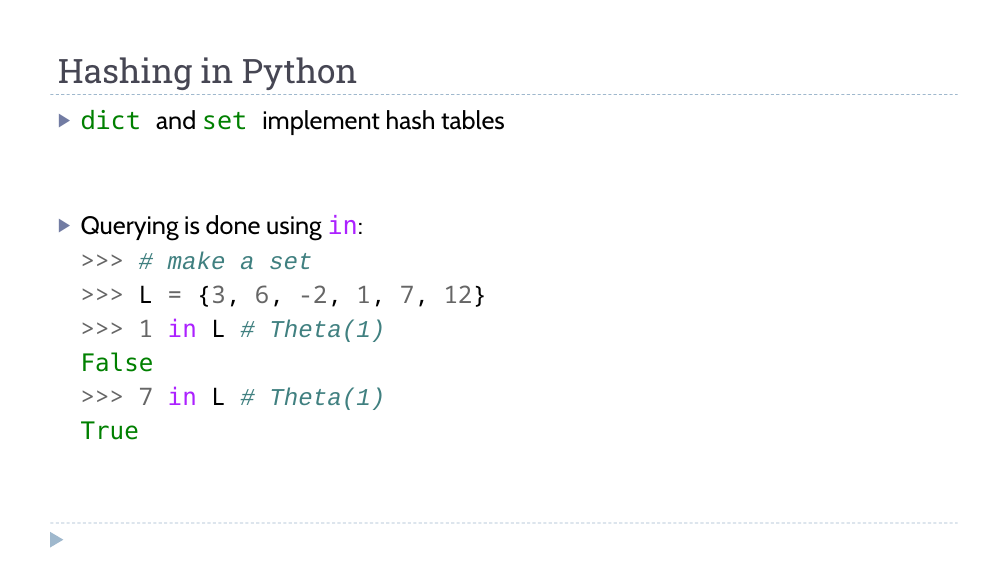
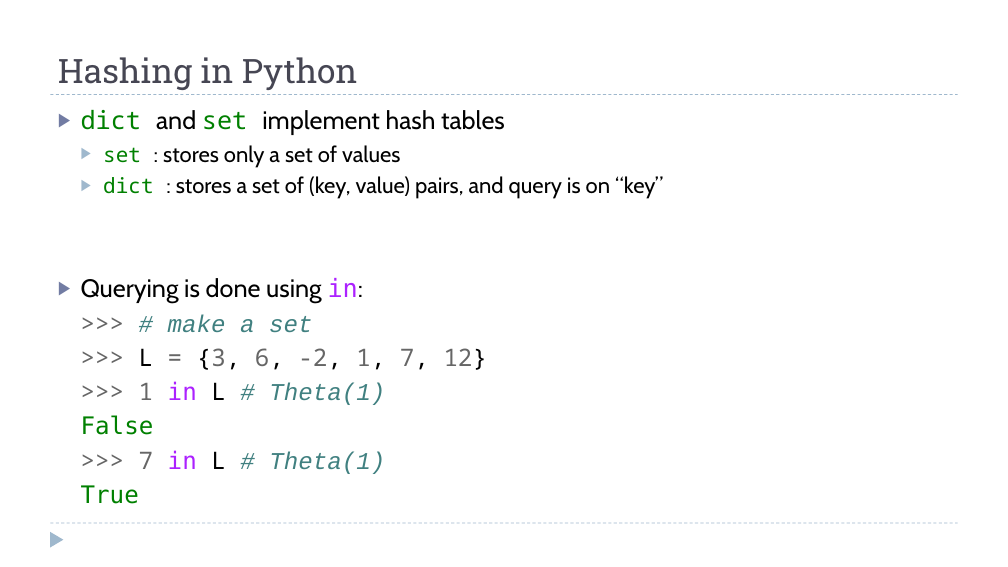
Before and after one commit to dsc-courses/dsc40b-2025-wi, a slide deck: slide 39 of materials/lectures/09-hashing/slides.pptx (slide 29 before the commit). Drawn at 1008x567 pixels with LibreOffice and Linux fonts; fonts in the diff are those of the drawing. Boxes give left, top, right and bottom in pixels: in the first picture for what was removed or moved away, otherwise in the second. Text is boxed around its words. In the diff, an @@ line names an element or a change of style, - is before the commit and + after.

```diff
--- a/materials/lectures/09-hashing/slides.pptx
+++ b/materials/lectures/09-hashing/slides.pptx
@@ text at (x1=103, y1=145, x2=663, y2=199): paragraphs added @@
+  ▶ set : stores only a set of values
+  ▶ dict : stores a set of (key, value) pairs, and query is on “key”
```
Also in this commit, not shown: 5 other slides changed, 12 slides added, 1 slide removed, 20 other files.
